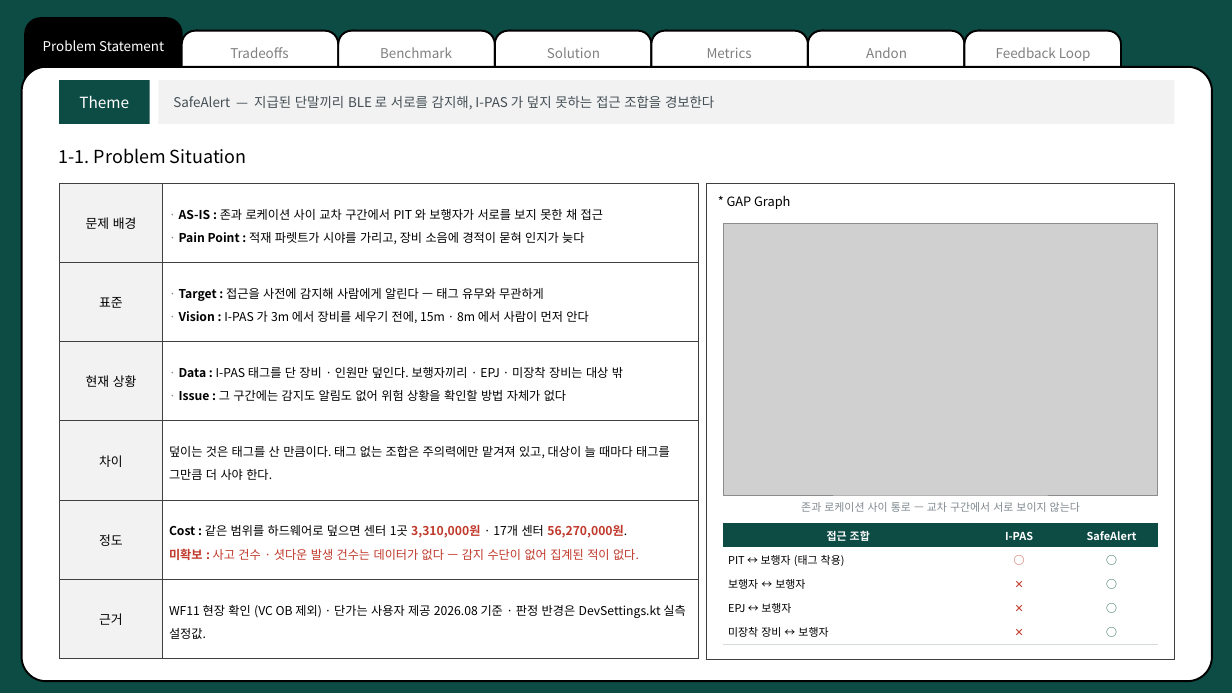
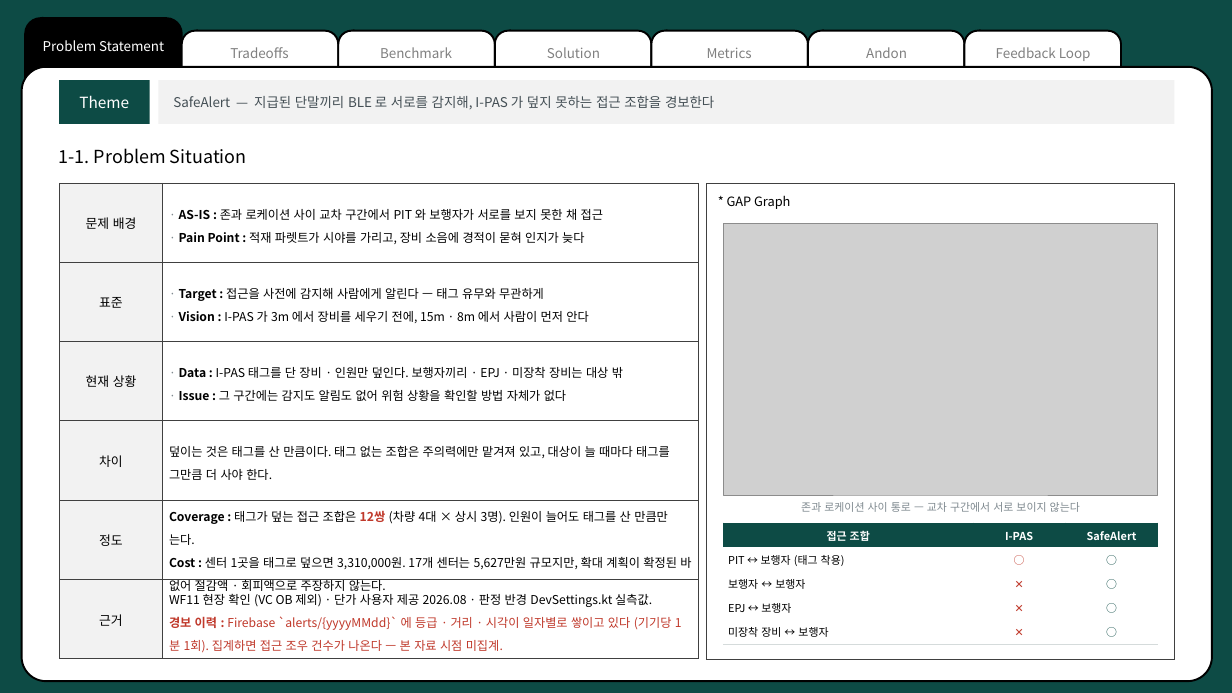
Before and after one commit to pslymzero-cyber/SafeAlert, a slide deck: slide 2 of docs/presentation/cousolve/SafeAlert_CouSolve_2026.08.pptx. Drawn at 1232x693 pixels with LibreOffice and Linux fonts; fonts in the diff are those of the drawing; grey boxes stand for pictures. Boxes give left, top, right and bottom in pixels: in the first picture for what was removed or moved away, otherwise in the second. Text is boxed around its words. In the diff, an @@ line names an element or a change of style, - is before the commit and + after.

```diff
--- a/docs/presentation/cousolve/SafeAlert_CouSolve_2026.08.pptx
+++ b/docs/presentation/cousolve/SafeAlert_CouSolve_2026.08.pptx
@@ table at box(59, 183, 699, 658) @@
-row 5, column 2: Cost : 같은 범위를 하드웨어로 덮으면 센터 1곳 3,310,000원 · 17개 센터 56,270,000원. / 미확보 : 사고 건수 · 셧다운 발생 건수는 데이터가 없다 — 감지 수단이 없어 집계된 적이 없다.
+row 5, column 2: Coverage : 태그가 덮는 접근 조합은 12쌍 (차량 4대 × 상시 3명). 인원이 늘어도 태그를 산 만큼만 는다. / Cost : 센터 1곳을 태그로 덮으면 3,310,000원. 17개 센터는 5,627만원 규모지만, 확대 계획이 확정된 바 없어 절감액 · 회피액으로 주장하지 않는다.
-row 6, column 2: WF11 현장 확인 (VC OB 제외) · 단가는 사용자 제공 2026.08 기준 · 판정 반경은 DevSettings.kt 실측 설정값.
+row 6, column 2: WF11 현장 확인 (VC OB 제외) · 단가 사용자 제공 2026.08 · 판정 반경 DevSettings.kt 실측값. / 경보 이력 : Firebase `alerts/{yyyyMMdd}` 에 등급 · 거리 · 시각이 일자별로 쌓이고 있다 (기기당 1분 1회). 집계하면 접근 조우 건수가 나온다 — 본 자료 시점 미집계.
```
Also in this commit, not shown: 5 other slides changed, 4 other files.
